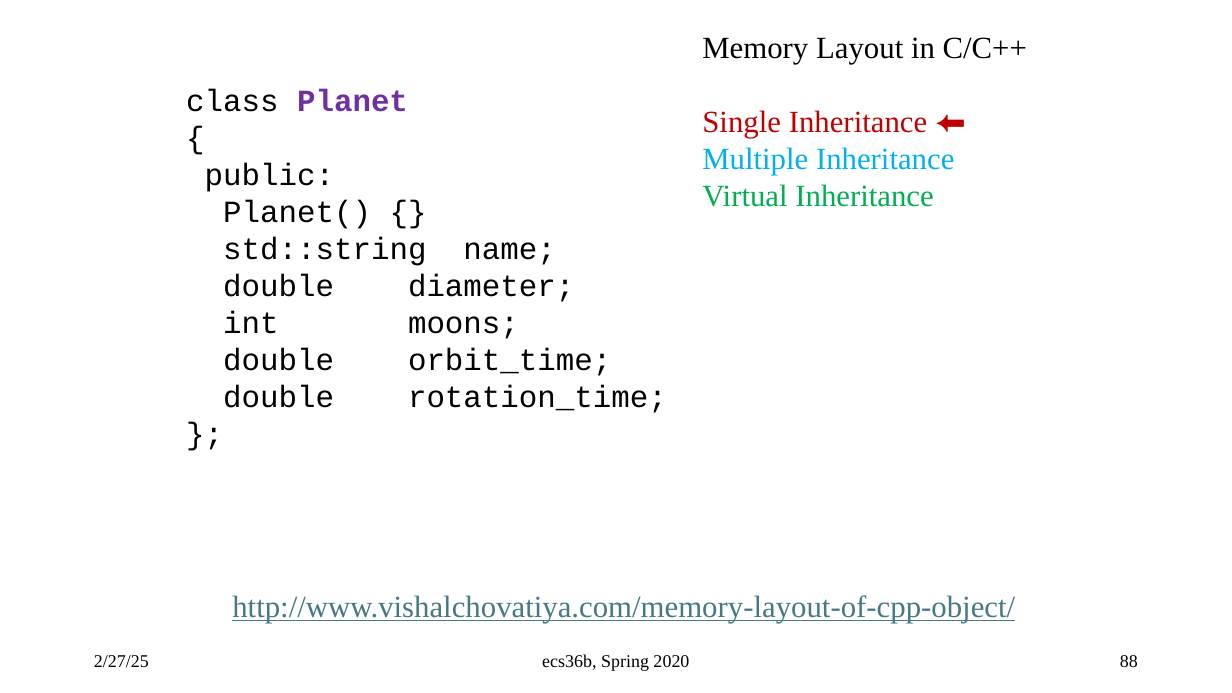
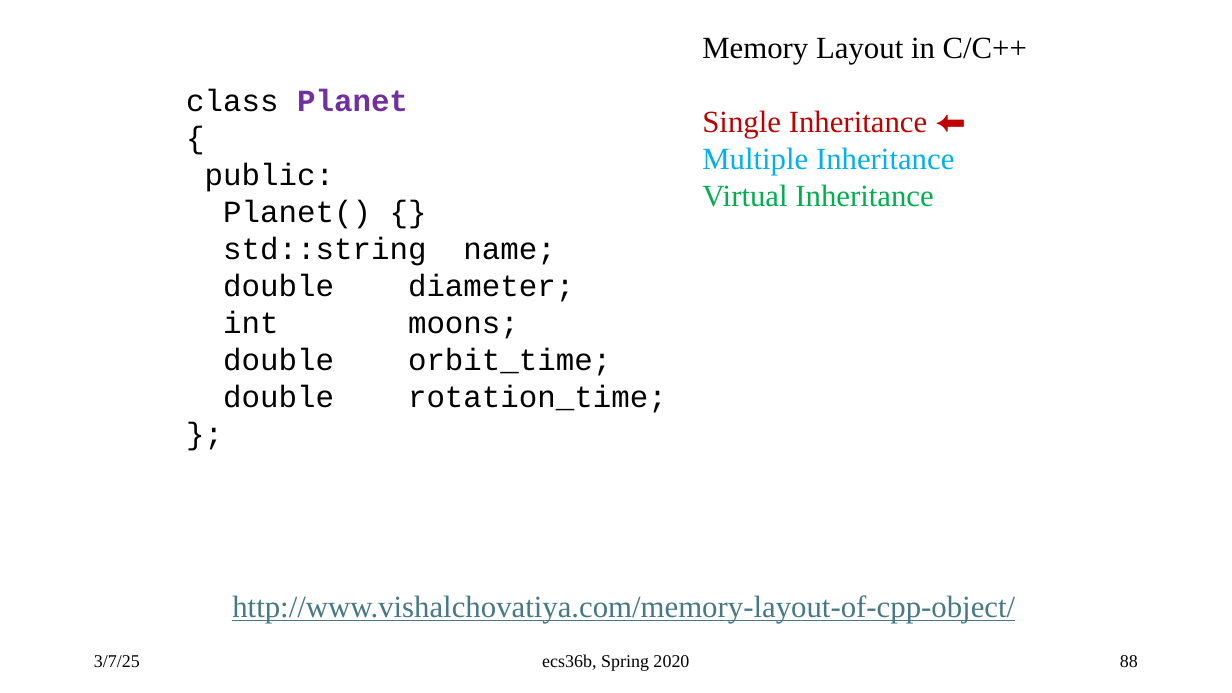
Before and after one commit to sfelixwu/ee1520, a slide deck: slide 88 of NCKU_CSII_001.pptx. Drawn at 1232x693 pixels with LibreOffice and Linux fonts; fonts in the diff are those of the drawing. Boxes give left, top, right and bottom in pixels: in the first picture for what was removed or moved away, otherwise in the second. Text is boxed around its words. In the diff, an @@ line names an element or a change of style, - is before the commit and + after.

```diff
--- a/NCKU_CSII_001.pptx
+++ b/NCKU_CSII_001.pptx
@@ text at <box>94,655,140,667</box>: text changed @@
-2/27/25
+3/7/25
```
Also in this commit, not shown: 23 other slides changed, 1 other file.
